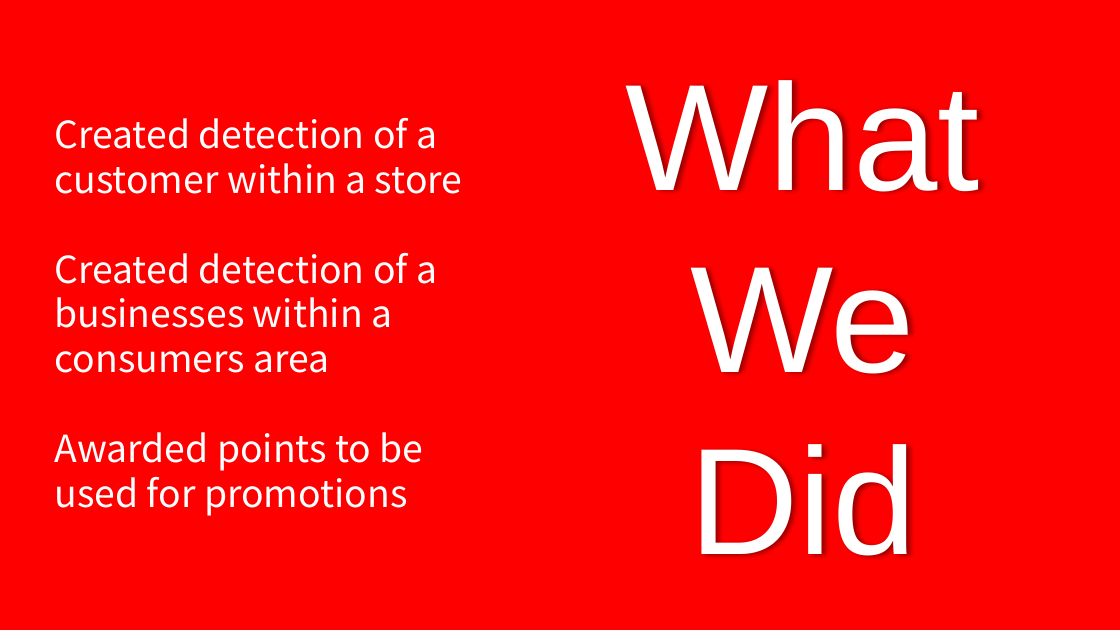
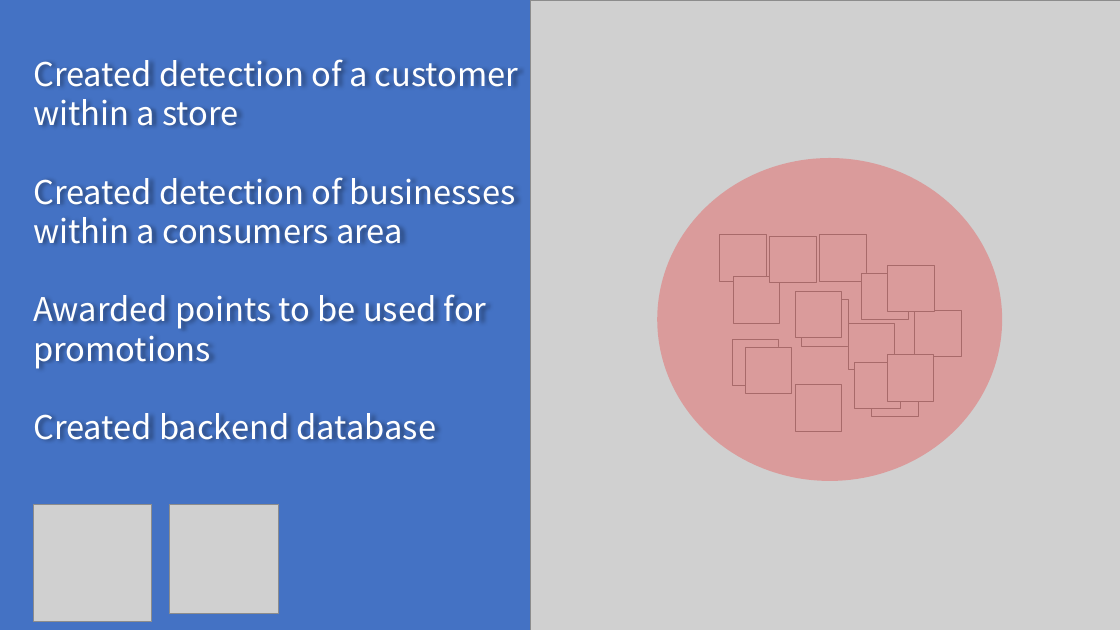
Before and after one commit to HarmanM/SuperPoints, a slide deck: slide 4 of Documentation/3900 Presentation Group 9.pptx. Drawn at 1120x630 pixels with LibreOffice and Linux fonts; fonts in the diff are those of the drawing; grey boxes stand for pictures. Boxes give left, top, right and bottom in pixels: in the first picture for what was removed or moved away, otherwise in the second. Text is boxed around its words. In the diff, an @@ line names an element or a change of style, - is before the commit and + after.

```diff
--- a/Documentation/3900 Presentation Group 9.pptx
+++ b/Documentation/3900 Presentation Group 9.pptx
@@ rectangle: place and size @@
-rectangle at bbox=[0, 0, 1120, 630]
+rectangle at bbox=[0, 0, 634, 630]
@@ rectangle at bbox=[0, 0, 634, 630]: fill #FF0000 to #4472C4 @@
@@ picture added at bbox=[530, 0, 1120, 630] @@
@@ text "Created detection of a customer ...": place and size @@
-text "Created detection of a customer ..." at bbox=[55, 118, 463, 516]
+text "Created detection of a customer ..." at bbox=[33, 59, 518, 440]
@@ text at bbox=[33, 59, 518, 244]: text changed; size 32 to 28 pt @@
-Created detection of a customer within a store
-Created detection of a businesses within a consumers area
+Created detection of a customer within a store
+Created detection of businesses within a consumers area
@@ text removed at bbox=[626, 80, 980, 558] @@
-What
-We
-Did
@@ ellipse added at bbox=[657, 158, 1002, 481], fill #F41414 at 28% opacity @@
@@ picture added at bbox=[720, 235, 766, 281] @@
@@ picture added at bbox=[770, 237, 817, 283] @@
@@ picture added at bbox=[820, 235, 866, 281] @@
@@ picture added at bbox=[888, 266, 934, 312] @@
@@ text at bbox=[33, 294, 487, 369]: size 32 to 28 pt in "Awarded points to be used for promotions" @@
@@ picture added at bbox=[734, 276, 780, 323] @@
@@ picture added at bbox=[796, 292, 842, 338] @@
@@ picture added at bbox=[862, 273, 908, 319] @@
@@ picture added at bbox=[802, 300, 849, 346] @@
@@ picture added at bbox=[849, 323, 895, 370] @@
@@ picture added at bbox=[915, 310, 961, 356] @@
@@ picture added at bbox=[733, 339, 779, 386] @@
@@ picture added at bbox=[745, 347, 791, 393] @@
@@ picture added at bbox=[887, 355, 933, 401] @@
@@ picture added at bbox=[796, 385, 842, 431] @@
@@ picture added at bbox=[854, 362, 901, 408] @@
@@ picture added at bbox=[872, 370, 918, 416] @@
@@ text at bbox=[33, 413, 436, 440]: paragraph added @@
+Created backend database
@@ picture added at bbox=[34, 504, 151, 622] @@
@@ picture added at bbox=[170, 504, 279, 613] @@
```
Also in this commit, not shown: 2 other slides changed, 9 other files.
